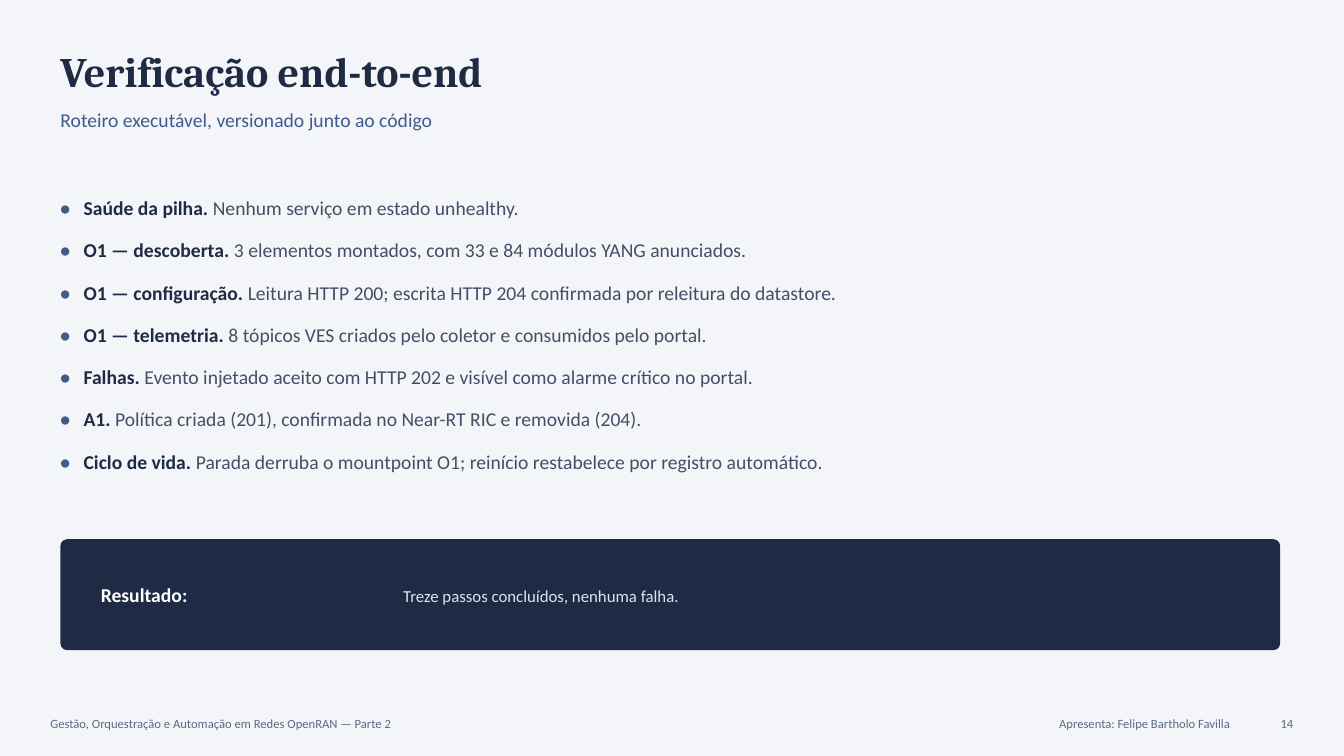
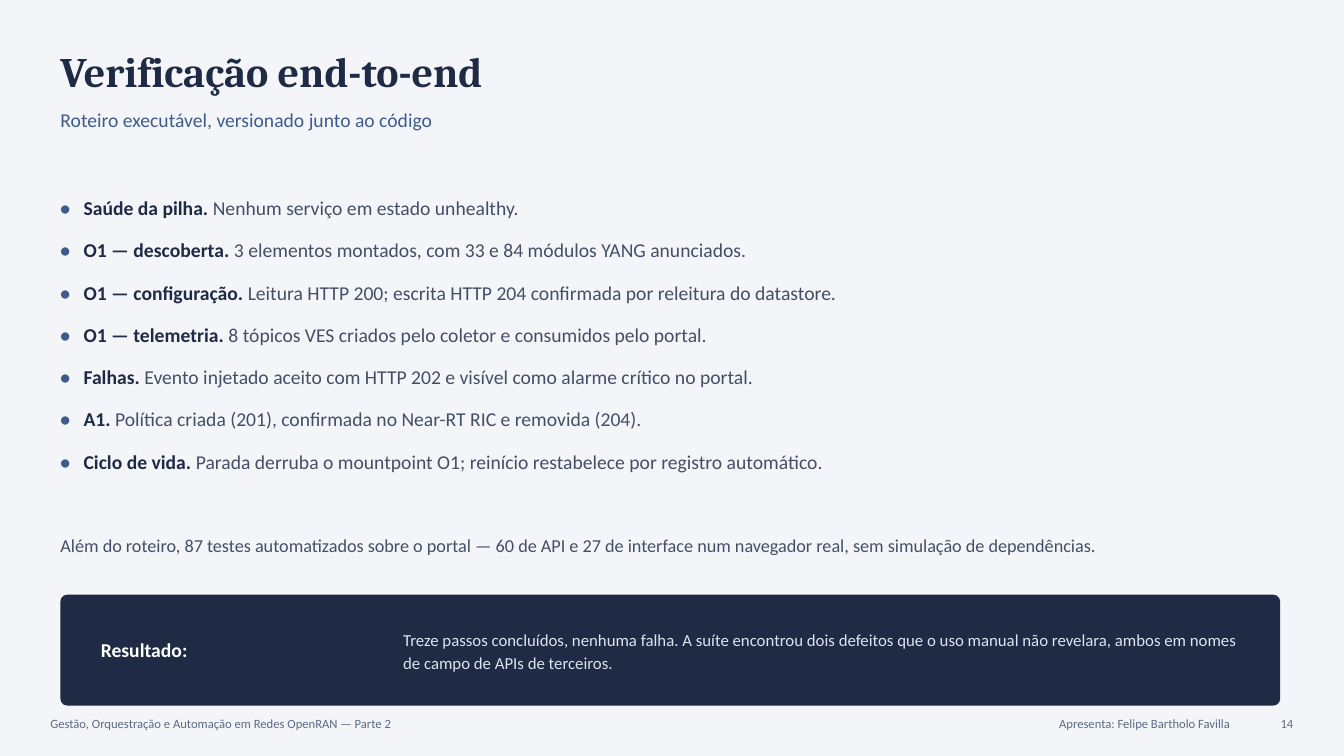
Before and after one commit to felipefavilla/smo-openran, a slide deck: slide 14 of docs/Apresentacao_Parte2_SMO_OpenRAN.pptx. Drawn at 1344x756 pixels with LibreOffice and Linux fonts; fonts in the diff are those of the drawing. Boxes give left, top, right and bottom in pixels: in the first picture for what was removed or moved away, otherwise in the second. Text is boxed around its words. In the diff, an @@ line names an element or a change of style, - is before the commit and + after.

Commit message:
Alinha documentação e capturas ao comportamento corrigido do portal
A Ajuda embutida e o relatório ainda descreviam a lista fixa de caminhos
sugeridos e diziam que um atalho inválido retornava 404. Passam a descrever a
sondagem no elemento e seus três estados, e a distinguir HTTP 400 (módulo não
anunciado) de 409 (ramo sem dado gravado).

Acrescenta ao diagnóstico dois casos observados em uso: código antigo servido
do cache do navegador, e a recusa do simulador em redefinir um tipo de política
que já tenha instâncias.

O relatório ganha a seção 12.1 sobre a suíte de testes, incluindo os dois
defeitos que ela revelou e por que passaram despercebidos numa inspeção visual
— a tela mostrava uma lista vazia, indistinguível de um estado legítimo sem
dados. Capturas e slides regenerados a partir da execução atual.

```diff
--- a/docs/Apresentacao_Parte2_SMO_OpenRAN.pptx
+++ b/docs/Apresentacao_Parte2_SMO_OpenRAN.pptx
@@ text added at bbox=[60, 539, 1096, 555], 13 pt, text #444F66 @@
+Além do roteiro, 87 testes automatizados sobre o portal — 60 de API e 27 de interface num navegador real, sem simulação de dependências.
@@ rounded rectangle: place and size @@
-rounded rectangle at bbox=[60, 539, 1280, 650]
+rounded rectangle at bbox=[60, 595, 1280, 706]
@@ text "Resultado:": place and size @@
-text "Resultado:" at bbox=[101, 588, 188, 602]
+text "Resultado:" at bbox=[101, 643, 188, 657]
@@ text at bbox=[403, 634, 1236, 672]: text changed @@
-Treze passos concluídos, nenhuma falha.
+Treze passos concluídos, nenhuma falha. A suíte encontrou dois defeitos que o uso manual não revelara, ambos em nomes de campo de APIs de terceiros.
```
Also in this commit, not shown: 1 other slide changed, 22 other files.
